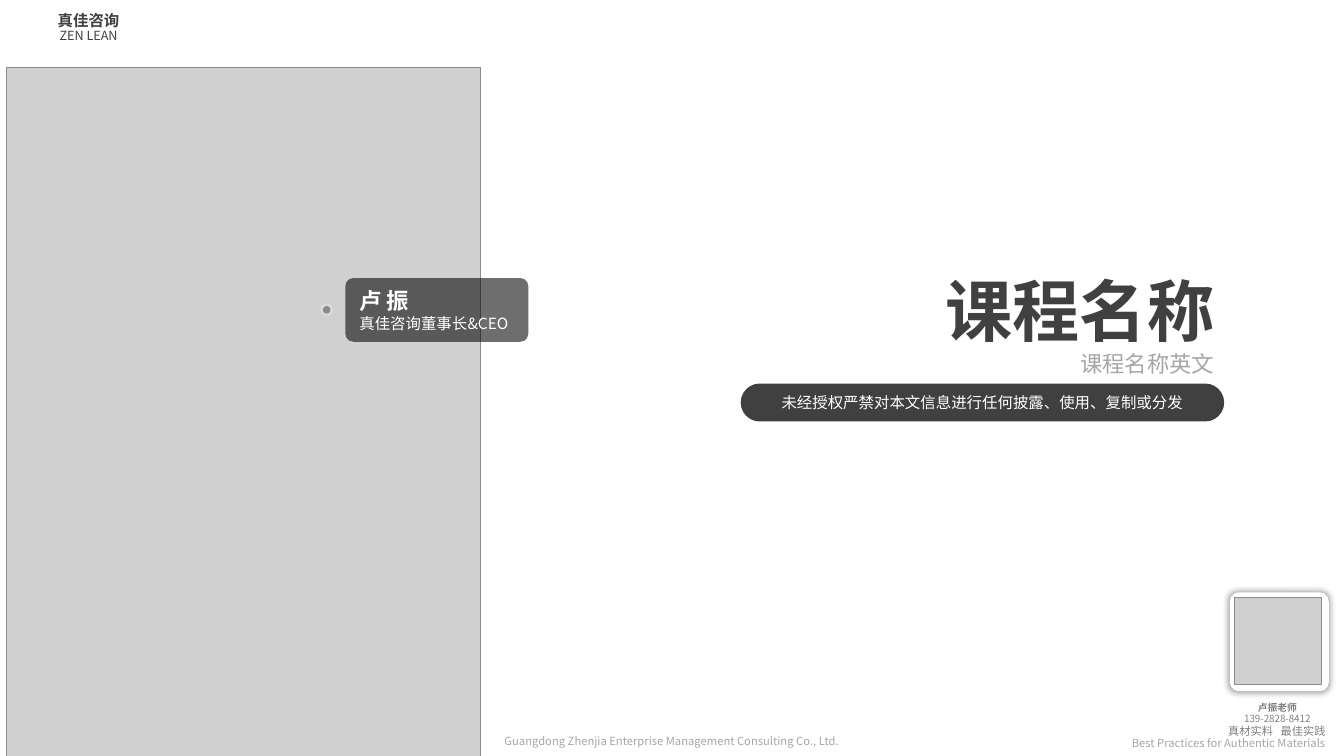
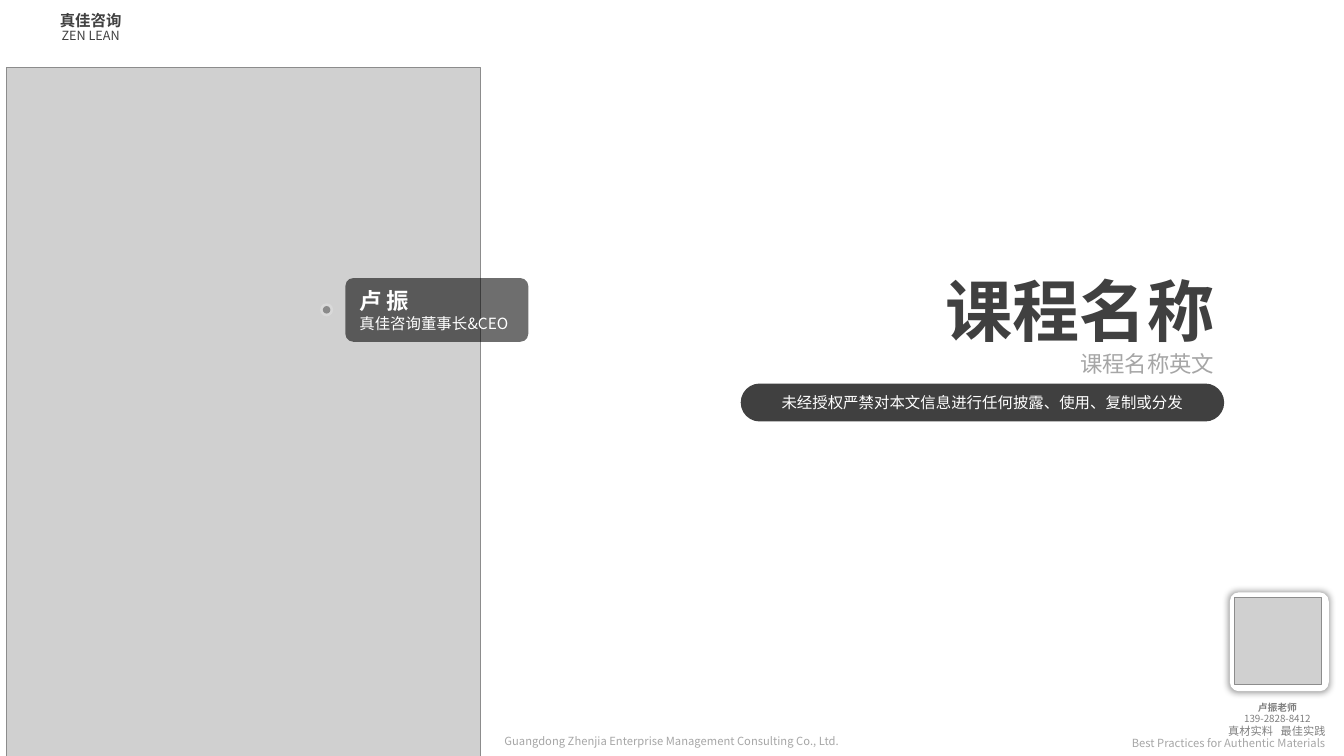
Before and after one commit to liuikanggit/outline-to-ppt, a slide deck: slide 1 of tpl/PPT模板.pptx. Drawn at 1344x756 pixels with LibreOffice and Linux fonts; fonts in the diff are those of the drawing; grey boxes stand for pictures; background and template pictures are left out. Boxes give left, top, right and bottom in pixels: in the first picture for what was removed or moved away, otherwise in the second. Text is boxed around its words. In the diff, an @@ line names an element or a change of style, - is before the commit and + after.

```diff
--- a/tpl/PPT模板.pptx
+++ b/tpl/PPT模板.pptx
@@ text "ZEN LEAN" at (x1=62, y1=27, x2=120, y2=40): alignment left to justified @@
```
Also in this commit, not shown: 3 other slides changed, 6 other files.
